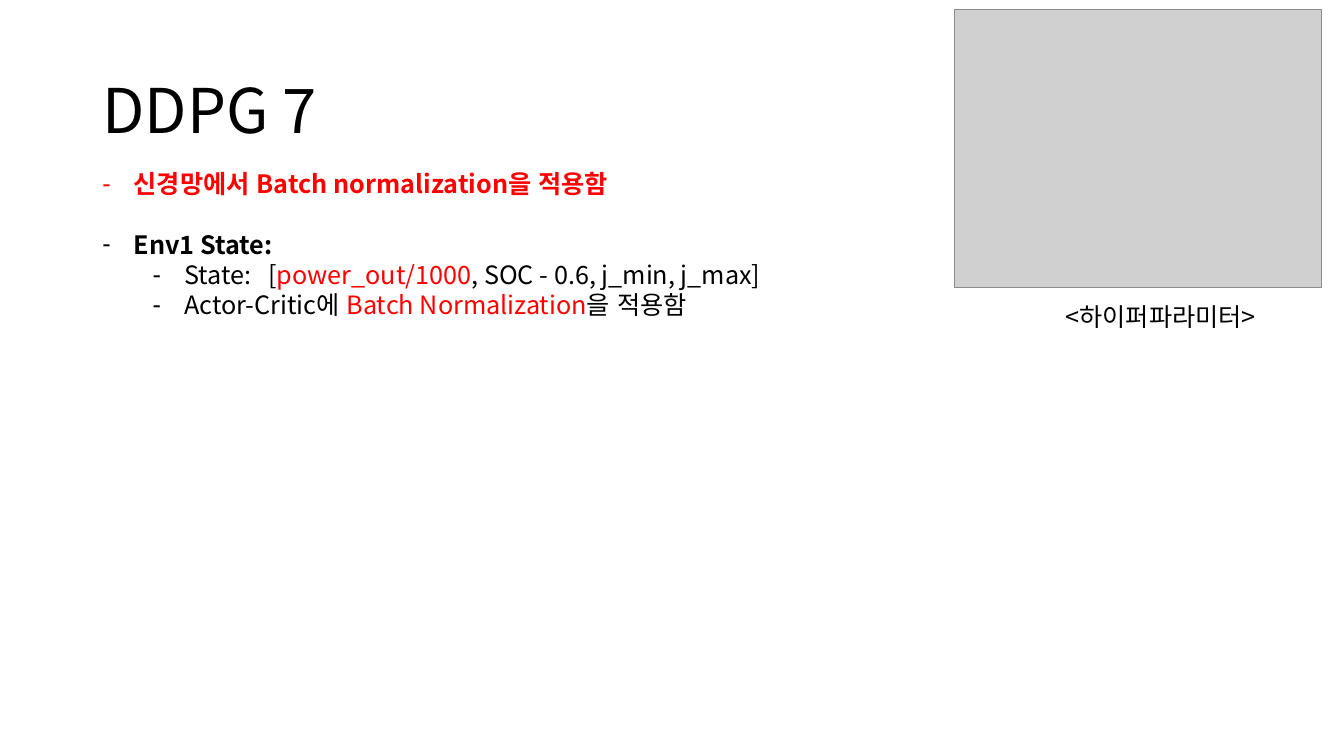
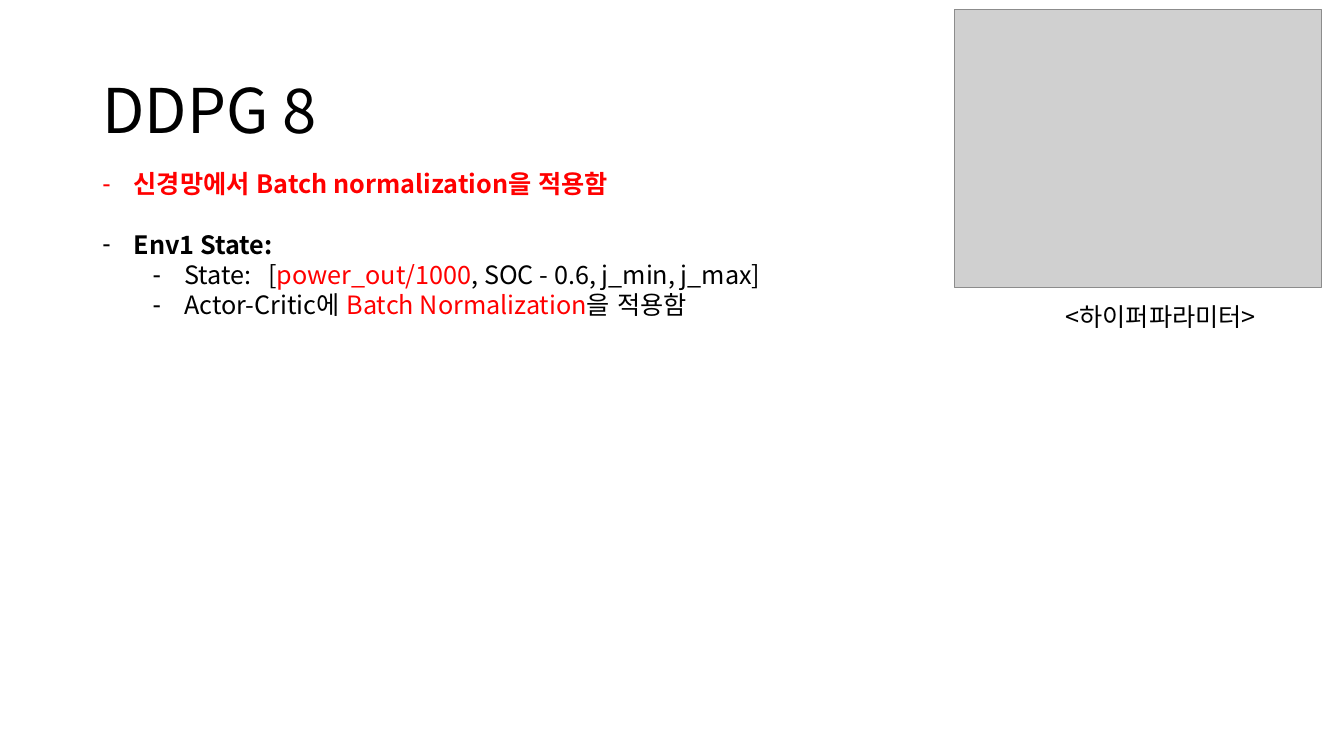
Before and after one commit to zidane89/experiment, a slide deck: slide 19 of 실험정리.pptx (slide 16 before the commit). Drawn at 1344x756 pixels with LibreOffice and Linux fonts; fonts in the diff are those of the drawing; grey boxes stand for pictures. Boxes give left, top, right and bottom in pixels: in the first picture for what was removed or moved away, otherwise in the second. Text is boxed around its words. In the diff, an @@ line names an element or a change of style, - is before the commit and + after.

```diff
--- a/실험정리.pptx
+++ b/실험정리.pptx
@@ title at (102,87,317,134): text changed @@
-DDPG 7
+DDPG 8
```
Also in this commit, not shown: 1 other slide changed, 3 slides added, 3 other files.
